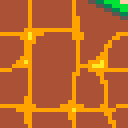
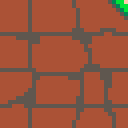
Layers edited between the first and the second 128×128 image:
showed "connect-block-right-1", painted on it over (0, 0, 128, 128)
hid "connect-block-right-2", painted on it over (0, 0, 128, 128)
hid "edge_fill" over (0, 0, 128, 128)
